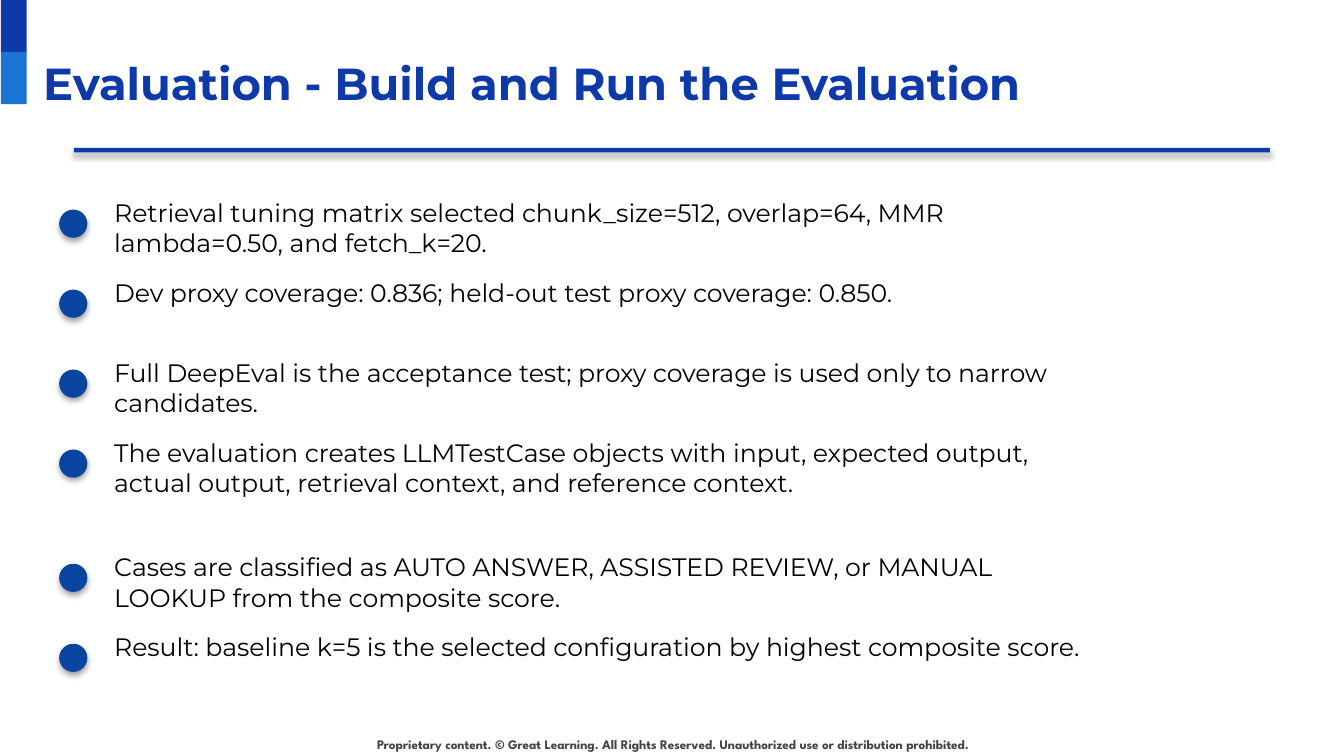
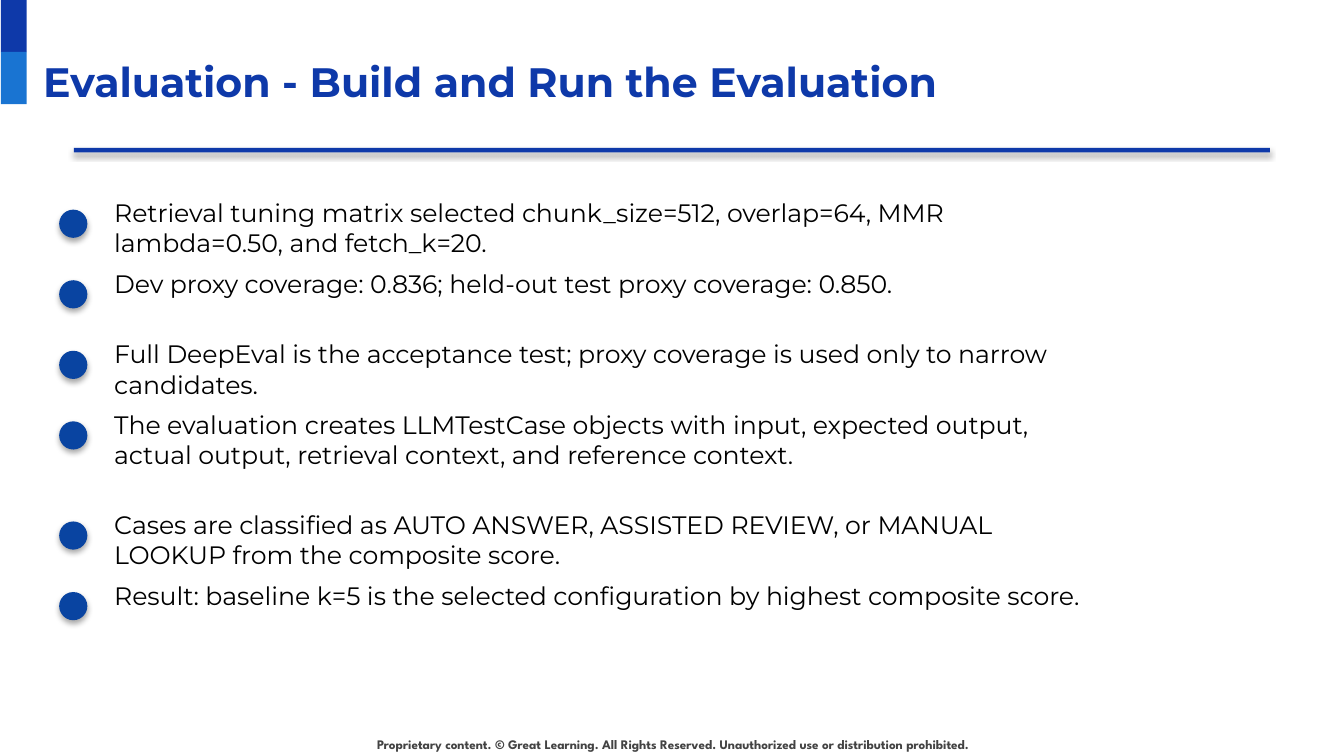
Before and after one commit to raovutukoor1/aurora-stay-qna, a slide deck: slide 17 of presentations/Aurora_Stays_RAG_Project_Presentation_Template_Style.pptx. Drawn at 1344x756 pixels with LibreOffice and Linux fonts; fonts in the diff are those of the drawing; background and template pictures are left out. Boxes give left, top, right and bottom in pixels: in the first picture for what was removed or moved away, otherwise in the second. Text is boxed around its words. In the diff, an @@ line names an element or a change of style, - is before the commit and + after.

```diff
--- a/presentations/Aurora_Stays_RAG_Project_Presentation_Template_Style.pptx
+++ b/presentations/Aurora_Stays_RAG_Project_Presentation_Template_Style.pptx
@@ title "Evaluation - Build and Run ..." at (43,64,937,98): size 24 to 22 pt @@
@@ text "Dev proxy coverage: 0.836; held-out ...": place and size @@
-text "Dev proxy coverage: 0.836; held-out ..." at (114,283,893,307)
+text "Dev proxy coverage: 0.836; held-out ..." at (114,274,893,298)
@@ ellipse: place and size @@
-ellipse at (59,289,87,317)
+ellipse at (59,280,87,308)
@@ ellipse: place and size @@
-ellipse at (59,370,87,398)
+ellipse at (59,351,87,379)
@@ text "Full DeepEval is the acceptance ...": place and size @@
-text "Full DeepEval is the acceptance ..." at (114,363,1047,412)
+text "Full DeepEval is the acceptance ..." at (114,344,1047,394)
@@ text "The evaluation creates LLMTestCase objects ...": place and size @@
-text "The evaluation creates LLMTestCase objects ..." at (114,443,1028,497)
+text "The evaluation creates LLMTestCase objects ..." at (114,415,1028,469)
@@ ellipse: place and size @@
-ellipse at (59,450,87,478)
+ellipse at (59,421,87,449)
@@ text "Cases are classified as AUTO ...": place and size @@
-text "Cases are classified as AUTO ..." at (114,557,993,612)
+text "Cases are classified as AUTO ..." at (114,515,993,569)
@@ ellipse: place and size @@
-ellipse at (59,564,87,593)
+ellipse at (59,521,87,550)
@@ ellipse: place and size @@
-ellipse at (59,644,87,672)
+ellipse at (59,593,87,621)
@@ text "Result: baseline k=5 is the ...": place and size @@
-text "Result: baseline k=5 is the ..." at (114,637,1079,661)
+text "Result: baseline k=5 is the ..." at (114,586,1079,610)
```
Also in this commit, not shown: 29 other slides changed, 2 other files.
